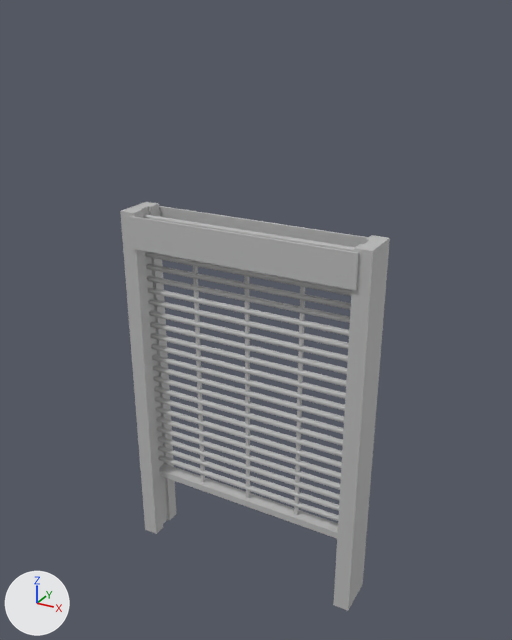
One commit to the FBX model src/GameOff2024/Assets/Art/Meshes/Env/SecurityGate.fbx: the scene before it, then after it.
Before and after are seen from a camera (50 mm lens) standing at (0.0482, -0.0849, 0.0879) and looking at (0.0007, 0.0015, 0.0447). Lighting does not change. The marker at lower left points along +X, +Y and +Z. Where no turn or scale is listed for an object, it has been applied to the vertices.

The first picture shows 'SecurityGate'.
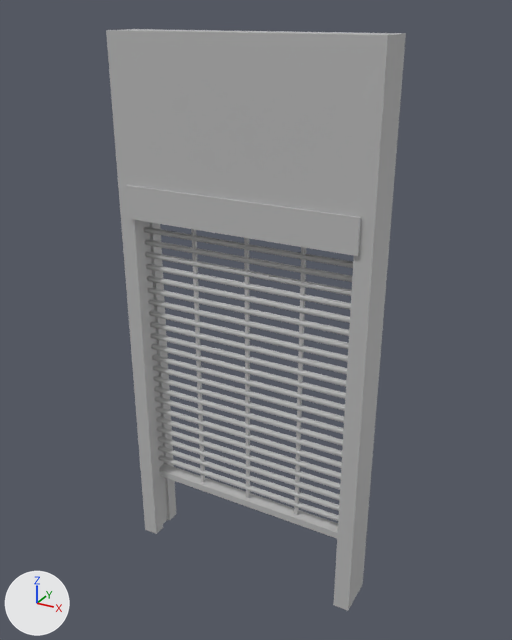
Boxes (x1, y1, x2, y2) around the edits, measured in the pictures (512 x 640 px; the box of a moved part takes in the faces that stretch with it):
'SecurityGate', reshaped (11% wider, 42% taller)
    before: (120, 202, 390, 611)
    after: (106, 29, 406, 611)
part 1 of me_mesh, moved or reshaped
    before: (129, 216, 359, 290)
    after: (126, 185, 361, 256)
part 2 of me_mesh, moved or reshaped (not visible afterwards)
    before: (159, 206, 369, 247)
part 3 of me_mesh, built on
    before: (120, 202, 156, 533)
    after: (106, 29, 406, 533)

Diff of the bpy script that builds the scene:
```diff
--- a/src/GameOff2024/Assets/Art/Meshes/Env/SecurityGate.fbx.py
+++ b/src/GameOff2024/Assets/Art/Meshes/Env/SecurityGate.fbx.py
@@ me_mesh @@
 # used by ob_securitygate; location = (0.0, 0.0, 0.0)
-me_mesh.from_pydata(...)  # 472 vertices, 258 faces; spans x -0.02..0.02, y -0.0036..0.0036, z 0.0..0.06
+me_mesh.from_pydata(...)  # 478 vertices, 264 faces; spans x -0.02..0.02, y -0.0036..0.0036, z 0.0..0.0852
+# me_mesh part 1: the loose piece of 8 vertices spanning x -0.0182..0.0182, y -0.0036..-0.0032, z 0.0545..0.0595 is moved by (0.0, 0.0, 0.0046)
+# me_mesh part 2: the loose piece of 8 vertices spanning x -0.0182..0.0182, y 0.0032..0.0036, z 0.0545..0.0595 is moved by (0.0, 0.0, 0.0046)
+# me_mesh part 3
+# 6 faces are deleted
+# 6 vertices are added at (-0.02, -0.0032, 0.0852), (0.02, -0.0032, 0.0852), (-0.02, 0.0032, 0.0852), (0.02, 0.0032, 0.0852), (-0.02, -0.0032, 0.06), (-0.02, 0.0032, 0.06)
+# 12 new faces join them
 me_mesh.materials.append(mat_lambert1)
```
